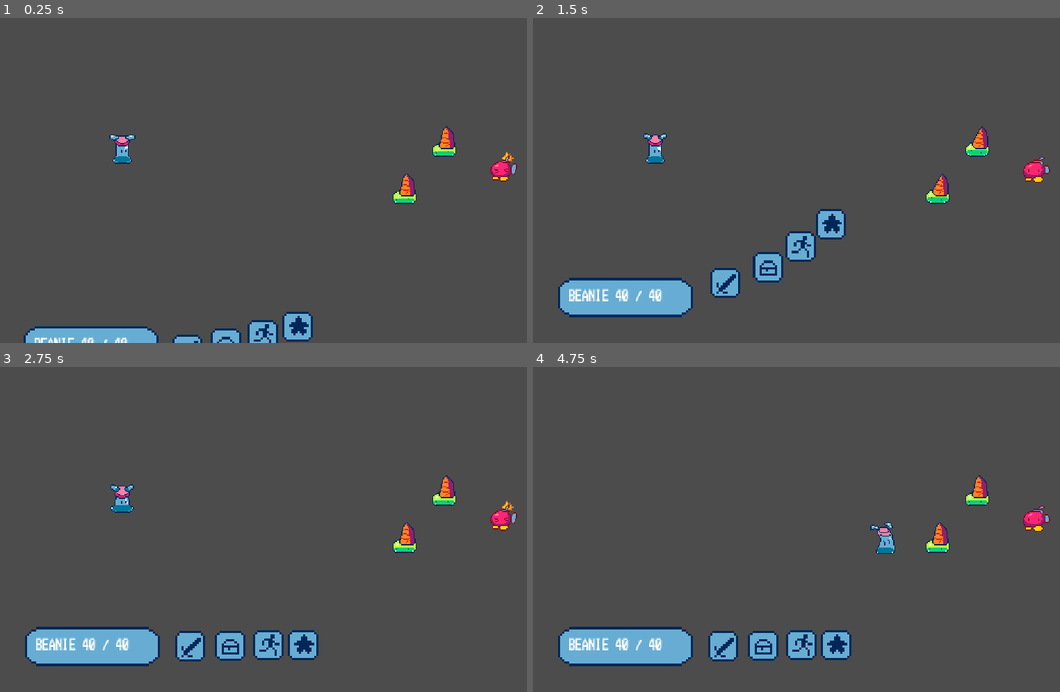
Above: before the commit, frames 1-4 (two rows, left to right).
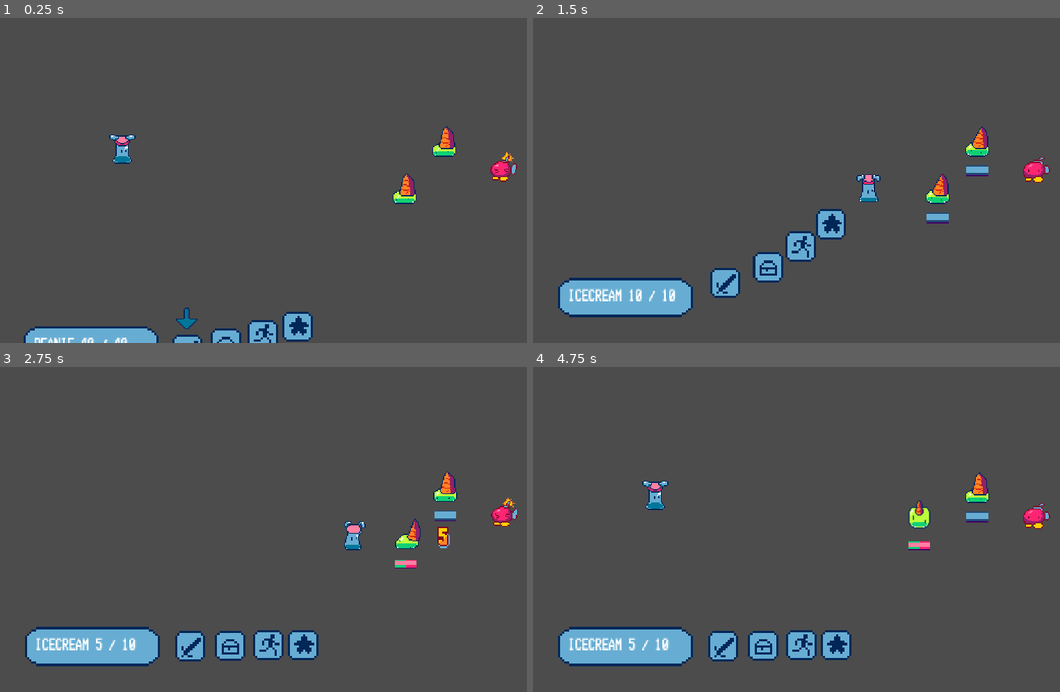
Above: after the commit, the same moments.

Repository: etherware-novice/slime-godot-game
Game: Godot game, scene res://Main.tscn
Two runs of this game, one before a commit and one after it. Both use one fixed random seed, a clock stepped at 60 frames per second and the inputs below.
Inputs:
- Up to frame 1 (0.25 s): no input
- Up to frame 2 (1.5 s): tap Enter (ui_accept) at 0.5, 0.6, 0.77, 1.07, 1.35 s; hold Right (ui_right) 0.53-1.28 s; hold Left (ui_left) from 1.28 s (still down)
- Up to frame 3 (2.75 s): tap Enter (ui_accept) at 1.52, 1.82, 2.1 s; release Left (ui_left) at 2.03 s; hold Right (ui_right) from 2.03 s (still down)
- Up to frame 4 (4.75 s): tap Enter (ui_accept) at 2.85, 3.02, 3.32, 3.6, 3.77, 4.07, 4.35, 4.52 s; release Right (ui_right) at 3.53 s; hold Left (ui_left) from 3.53 s (still down); tap Escape (ui_cancel) at 4.15 s

The runs differ from the first frame. In frame 1, 0.1% of the frame differs, in the area x 33-38%, y 89-96%; in frame 2, 1.3%; in frame 3, 2.2%; in frame 4, 2.2%, in the area x 6-99%, y 32-88%.

Commit message:
made selector prompt more general

Diff:
--- a/PlayerHP.gd
+++ b/PlayerHP.gd
@@ -6,56 +6,37 @@
 # var b = "text"
 
 var player_inst = null
-var cur_selection = 0
 onready var default_selections = [$fight, $item, $run, $star]
 
-var selections
 
-var next_input
 var in_sub = null
 
 var enemylist = []
 
-
-func _ready():
-	selections = default_selections
 
 func set_up(current_player):
 	print("setup")
 	update_text(current_player)
 	$AnimationPlayer.play("popup")
 	yield($AnimationPlayer, "animation_finished")
-	$input_delay.start()
 
 func update_text(new_label):
 	$"hp box/Label".text = new_label
 
 
-func _process(delta):
-	if next_input:
-		return
-	if Input.is_action_just_pressed("ui_left"):
-		next_input = "left"
-	elif Input.is_action_just_pressed("ui_right"):
-		next_input = "right"
-	elif Input.is_action_just_pressed("ui_accept"):
-		next_input = "select"
-	elif Input.is_action_just_pressed("ui_cancel"):
-		next_input = "cancel"
-
 
 func ui_init(player):
 	player_inst = player
-	cur_selection = 0
 	for x in get_tree().get_nodes_in_group("enemies").duplicate():
 		if x.targetable:
 			enemylist.append(x)
+	$selector._setup(default_selections)
 
 func end_turn():
-	$selector.visible = false
 	player_inst = null
 	enemylist.clear()
-	top_menu()
+	#top_menu()
+	$selector._end()
 
 func top_menu():
 	if player_inst:
@@ -64,73 +45,44 @@
 		x.clear_hp_bar()
 
 	in_sub = null
-	selections = default_selections
-	cur_selection = 0
+	$selector._setup(default_selections)
 
 
-func _on_input_delay_timeout():
-	if not player_inst:
-		return
-	$selector.visible = true
-	var maximum_index = selections.size() - 1
-	var selected_opt = selections[min(cur_selection, maximum_index)]
-	$selector.position = selected_opt.get_global_transform_with_canvas().get_origin() + Vector2(0, -80)
 
-	match next_input:
-		"left":
-			if cur_selection > 0:
-				cur_selection -= 1
-			interpret_preview()
-		"right":
-			if cur_selection < maximum_index:
-				cur_selection += 1
-			interpret_preview()
-		"select":
-			interpret_select()
-		"cancel":
-			top_menu()
-
-
-	next_input = null
-	pass # Replace with function body.
-
-
-func interpret_preview():
+func interpret_preview(choice):
 	match in_sub:
 		"fight":
-			update_text(selections[cur_selection].health_display_format())
+			update_text(enemylist[choice].health_display_format())
 		null:
 			update_text(player_inst.health_display_format())
 
-func interpret_select():
+func interpret_select(choice):
 	if not in_sub:
 		print("top menu")
 		update_text(player_inst.health_display_format())
-		match cur_selection:
+		match choice:
 			0:
+				in_sub = "fight"
 				set_target_enemies()
-				in_sub = "fight"
 			3:
+				in_sub = "special"
 				set_target_enemies()
-				in_sub = "special"
 			_:
-				update_text(str(cur_selection) + " is not implemented")
+				update_text(str(choice) + " is not implemented")
 	else:
 		match in_sub:
 			"fight":
-				var killed = selections[cur_selection]
+				var killed = enemylist[choice]
 				player_inst.basic_attack(killed)
 				end_turn()
 			"special":
-				var killed = selections[cur_selection]
+				var killed = enemylist[choice]
 				player_inst.basic_attack(killed)
 				end_turn()
 
-	cur_selection = 0
-
 
 func set_target_enemies():
-	selections = enemylist  # get list of enemies
-	for x in selections:
+	for x in enemylist:
 		x.display_hp_bar()
-	interpret_preview()
+	$selector._setup(enemylist)
+	interpret_preview(0)
--- a/PlayerHP.tscn
+++ b/PlayerHP.tscn
@@ -3,7 +3,7 @@
 [ext_resource path="res://art/ui_buttons.png" type="Texture" id=1]
 [ext_resource path="res://art/ui_playerhpbox.png" type="Texture" id=2]
 [ext_resource path="res://PlayerHP.gd" type="Script" id=3]
-[ext_resource path="res://art/ui_cursor.png" type="Texture" id=4]
+[ext_resource path="res://selector.tscn" type="PackedScene" id=4]
 
 [sub_resource type="DynamicFontData" id=1]
 font_path = "res://fonts/Mx437_EagleSpCGA_Alt1-2y.ttf"
@@ -306,12 +306,8 @@
 anims/RESET = SubResource( 7 )
 anims/popup = SubResource( 8 )
 
-[node name="selector" type="Sprite" parent="."]
-visible = false
-scale = Vector2( 2, 2 )
-texture = ExtResource( 4 )
-
-[node name="input_delay" type="Timer" parent="."]
-wait_time = 0.2
-
-[connection signal="timeout" from="input_delay" to="." method="_on_input_delay_timeout"]
+[node name="selector" parent="." instance=ExtResource( 4 )]
+
+[connection signal="cancelled" from="selector" to="." method="top_menu"]
+[connection signal="choice_hover" from="selector" to="." method="interpret_preview"]
+[connection signal="choice_made" from="selector" to="." method="interpret_select"]
--- /dev/null
+++ b/selector.gd
@@ -0,0 +1,60 @@
+extends Sprite
+
+signal choice_made(choice)
+signal choice_hover(choice)
+signal cancelled
+
+var next_input
+var targets
+var cur_selection
+
+
+func _ready():
+	_end()
+
+func _process(delta):
+	if next_input:
+		return
+	if not visible:
+		return
+	if Input.is_action_just_pressed("ui_left"):
+		next_input = "left"
+	elif Input.is_action_just_pressed("ui_right"):
+		next_input = "right"
+	elif Input.is_action_just_pressed("ui_accept"):
+		next_input = "select"
+	elif Input.is_action_just_pressed("ui_cancel"):
+		next_input = "cancel"
+
+
+func _setup(targetlist):
+	targets = targetlist
+	visible = true
+	cur_selection = 0
+	$input_delay.start()
+
+func _end():
+	cur_selection = 0
+	targets = null
+	visible = false
+	$input_delay.stop()
+
+func _on_input_delay_timeout():
+	var maximum_index = targets.size() - 1
+	var selected_opt = targets[min(cur_selection, maximum_index)]
+	position = selected_opt.get_global_transform_with_canvas().get_origin() + Vector2(0, -80)
+
+	match next_input:
+		"left":
+			if cur_selection > 0:
+				cur_selection -= 1
+			emit_signal("choice_hover", cur_selection)
+		"right":
+			if cur_selection < maximum_index:
+				cur_selection += 1
+			emit_signal("choice_hover", cur_selection)
+		"select":
+			emit_signal("choice_made", cur_selection)
+		"cancel":
+			emit_signal("cancelled")
+	next_input = null
--- /dev/null
+++ b/selector.tscn
@@ -0,0 +1,14 @@
+[gd_scene load_steps=3 format=2]
+
+[ext_resource path="res://art/ui_cursor.png" type="Texture" id=1]
+[ext_resource path="res://selector.gd" type="Script" id=2]
+
+[node name="selector" type="Sprite"]
+scale = Vector2( 2, 2 )
+texture = ExtResource( 1 )
+script = ExtResource( 2 )
+
+[node name="input_delay" type="Timer" parent="."]
+wait_time = 0.2
+
+[connection signal="timeout" from="input_delay" to="." method="_on_input_delay_timeout"]
